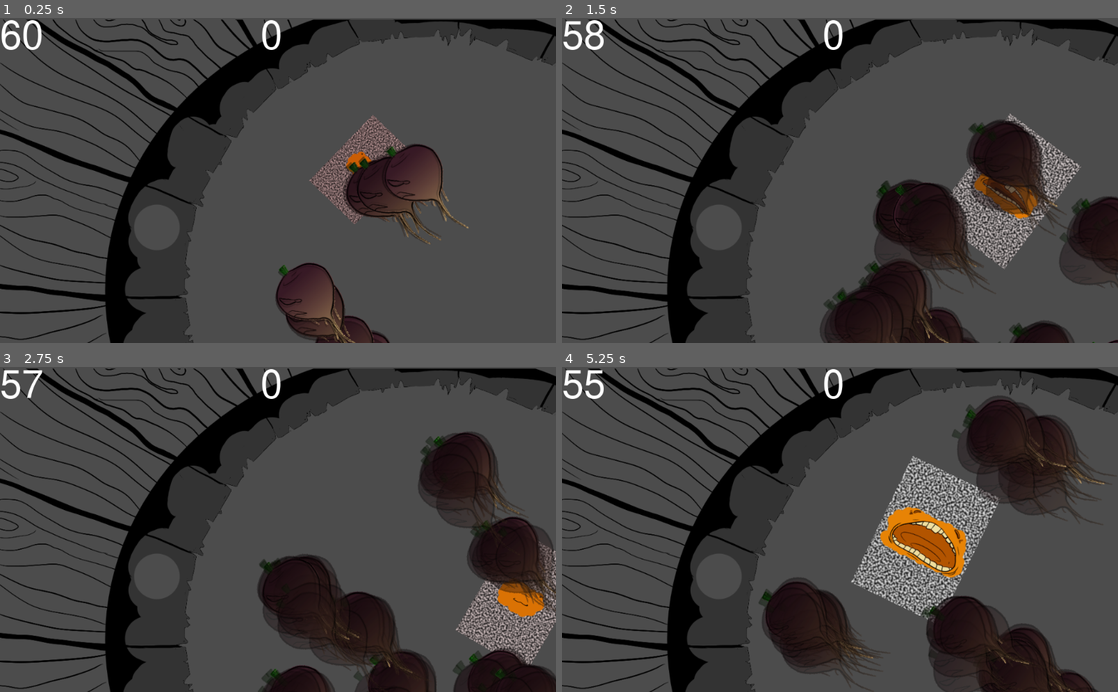
Above: before the commit, frames 1-4 (two rows, left to right).
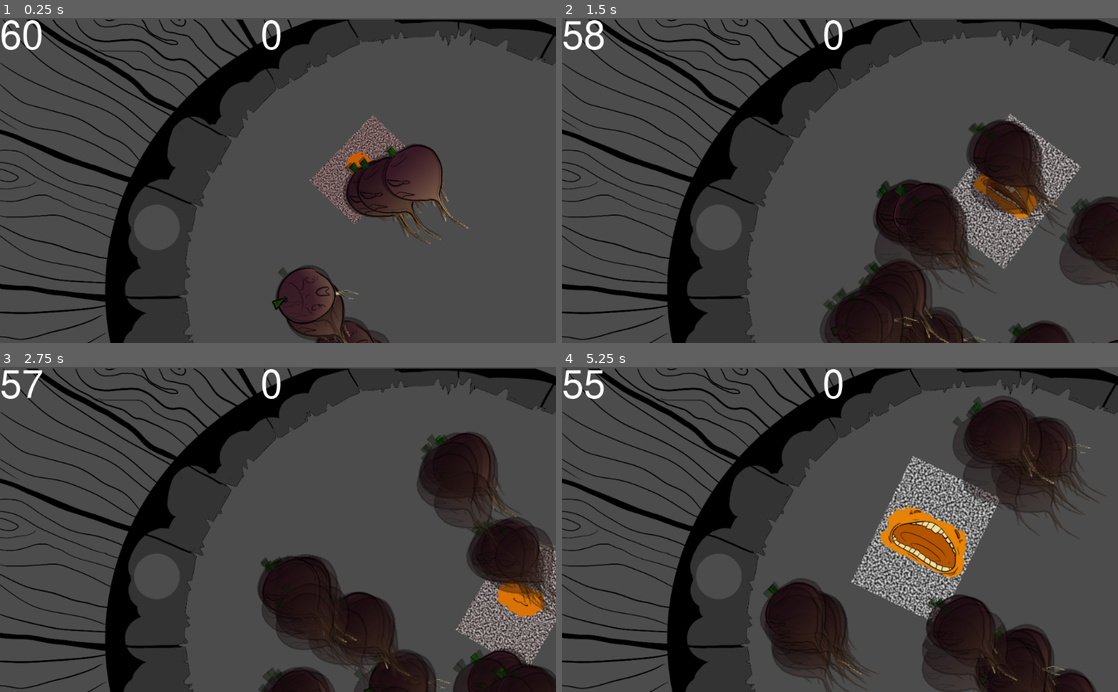
Above: after the commit, the same moments.

Repository: Nopey/carnival
Game: Godot game, scene res://Claw/Game.tscn
Two runs of this game, one before a commit and one after it. Both use one fixed random seed, a clock stepped at 60 frames per second and the inputs below.
Inputs:
- Up to frame 1 (0.25 s): no input
- Up to frame 2 (1.5 s): tap Enter (ui_accept) at 0.5, 0.77 s; hold Right (ui_right) 0.53-1.28 s; hold Down (ui_down) from 1.28 s (still down)
- Up to frame 3 (2.75 s): tap Enter (ui_accept) at 1.52 s; release Down (ui_down) at 2.03 s; hold Right (ui_right) from 2.03 s (still down)
- Up to frame 4 (5.25 s): release Right (ui_right) at 2.78 s; hold Up (ui_up) 2.78-3.53 s; tap Enter (ui_accept) at 3.02, 3.77, 4.52 s; hold Left (ui_left) 3.53-5.03 s; hold Down (ui_down) from 5.03 s (still down)

The runs differ from the first frame. In frame 1, 0.8% of the frame differs, in the area x 48-85%, y 39-100%; in frame 2, 0.1%; in frame 3, 0.9%; in frame 4, 2.4%, in the area x 35-99%, y 8-100%.

Commit message:
Randomize turnip_id

Diff:
--- a/Claw/Turnip.gd
+++ b/Claw/Turnip.gd
@@ -1,7 +1,6 @@
 extends Area2D
 class_name Turnip
-
-export var turnip_id: int
+onready var turnip_id: int = randi()
 export var flee_path: Vector2
 export var flee_rate: float
 
